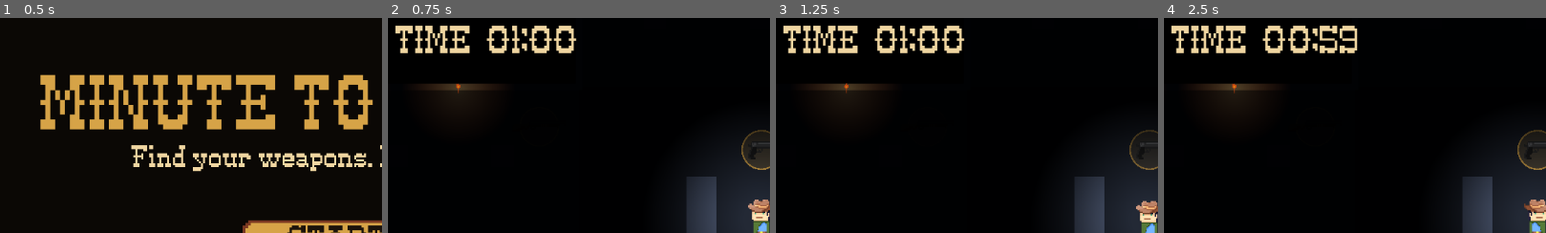
Above: before the commit, frames 1-4 (left to right).
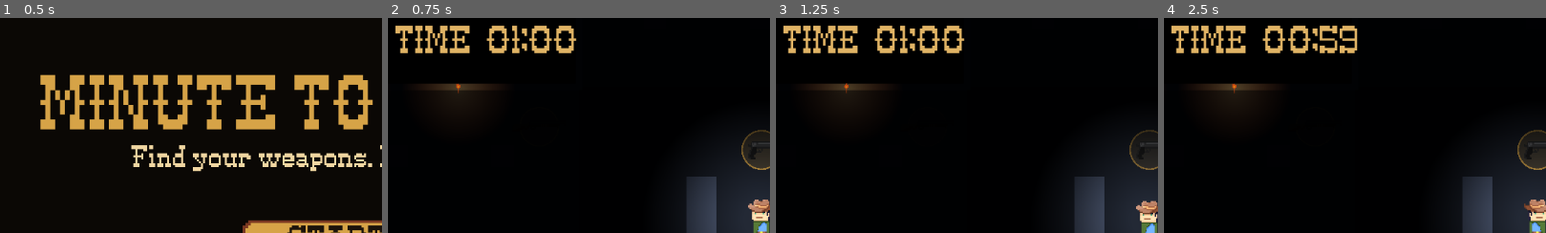
Above: after the commit, the same moments.

Repository: Nafa93/gmtk-2026
Game: Godot game, scene res://Scenes/UI/StartMenu.tscn
The game is run twice, just before and just after one commit, with the same random seed, the same clock (stepped at 60 frames per second) and the same inputs. The engine's default icon, where the game draws it, is replaced by a stand-in: a white triangle on a blue panel in a dark square.
Inputs:
- Up to frame 1 (0.5 s): no input
- Up to frame 2 (0.75 s): click "START RUN" at 0.5 s
- Up to frame 3 (1.25 s): no input
- Up to frame 4 (2.5 s): click "PAUSE" at 1.25 s; click "RESUME" at 2 s
The pictures show only the part of the screen within x 1-51%, y 3-53%; the shares and areas given below are measured in that part.

Frame 1 is identical in both runs. In frame 2, 2.6% of the frame differs, in the area x 2-50%, y 3-17%; in frame 3, 2.6%; in frame 4, 2.7%, in the area x 2-51%, y 3-17%.

Commit message:
improved timer animations

Diff:
--- a/Scenes/UI/PreparationHUD.tscn
+++ b/Scenes/UI/PreparationHUD.tscn
@@ -23,7 +23,7 @@
 
 [sub_resource type="StyleBoxEmpty" id="KeycapStyle"]
 
-[node name="PreparationHUD" type="CanvasLayer" node_paths=Pa …(108 unchanged characters)… weapon_icon", "secondary_weapon_icon", "warning_label", "boss_prompt_label", "boss_hold_progress" …(89 unchanged characters)…
+[node name="PreparationHUD" type="CanvasLayer" node_paths=Pa …(108 unchanged characters)… weapon_icon", "secondary_weapon_icon", "boss_prompt_label", "boss_hold_progress" …(89 unchanged characters)…
 script = ExtResource("1_hud")
 timer_label = NodePath("TopLeft/VBox/TimeRow/TimerLabel")
 feedback_label = NodePath("TopLeft/VBox/TimeRow/FeedbackLabel")
@@ -31,7 +31,6 @@
 secondary_weapon_label = NodePath("WeaponSlots/Row/SecondaryCard/VBox/Content/WeaponName")
 primary_weapon_icon = NodePath("WeaponSlots/Row/PrimaryCard/VBox/Content/Icon")
 secondary_weapon_icon = NodePath("WeaponSlots/Row/SecondaryCard/VBox/Content/Icon")
-warning_label = NodePath("WarningLabel")
 boss_prompt_label = NodePath("BossPrompt")
 boss_hold_progress = NodePath("BossHoldProgress")
 warning_audio = NodePath("WarningAudio")
@@ -61,20 +60,6 @@
 layout_mode = 2
 theme_override_font_sizes/font_size = 18
 text = "+2.0s"
-
-[node name="WarningLabel" type="Label" parent="."]
-anchors_preset = 10
-anchor_right = 1.0
-offset_top = 42.0
-offset_bottom = 118.0
-grow_horizontal = 2
-theme_override_colors/font_color = Color(0.66, 0.29, 0.18, 1)
-theme_override_colors/font_outline_color = Color(0.025, 0.018, 0.012, 1)
-theme_override_constants/outline_size = 8
-theme_override_font_sizes/font_size = 24
-text = "CRITICAL TIME"
-horizontal_alignment = 1
-vertical_alignment = 1
 
 [node name="BossPrompt" type="Label" parent="."]
 anchors_preset = 12
--- a/Scripts/UI/PreparationHUD.gd
+++ b/Scripts/UI/PreparationHUD.gd
@@ -18,13 +18,13 @@
 @export_file("*.tscn") var main_menu_scene_path: String = "res://Scenes/UI/StartMenu.tscn"
 @export var show_time_feedback: bool = true
 @export var normal_timer_color: Color = Color(0.94, 0.84, 0.63)
-@export var warning_timer_color: Color = Color(0.66, 0.29, 0.18)
-@export_range(0.0, 1.0, 0.05) var pulse_intensity: float = 0.25
-@export_range(0.1, 10.0, 0.1, "or_greater") var pulse_frequency: float = 3.0
+@export var warning_timer_color: Color = Color(0.78, 0.16, 0.09)
+@export_range(0.0, 0.2, 0.005) var pulse_intensity: float = 0.025
+@export_range(0.1, 10.0, 0.1, "or_greater") var pulse_frequency: float = 1.4
 
 var _weapon_component: WeaponComponent
 var _time_health: TimeHealthComponent
-var _critical: bool = false
+var _time_urgency_level: int = 0
 var _feedback_generation: int = 0
 
 
@@ -88,12 +88,16 @@
 
 
 func _process(_delta: float) -> void:
-	if timer_label == null or not _critical:
-		return
+	if timer_label == null or _time_urgency_level <= 0:
+		return
+	var urgency: float = float(_time_urgency_level)
 	var wave: float = (sin(
-		Time.get_ticks_msec() / 1000.0 * TAU * pulse_frequency
+		Time.get_ticks_msec() / 1000.0
+		* TAU
+		* (pulse_frequency + urgency * 0.25)
 	) + 1.0) * 0.5
-	timer_label.scale = Vector2.ONE * (1.0 + pulse_intensity * wave)
+	var band_intensity: float = pulse_intensity * urgency
+	timer_label.scale = Vector2.ONE * (1.0 + band_intensity * wave)
 
 
 func bind_to_controller(controller: PreparationPhaseController) -> void:
@@ -149,6 +153,7 @@
 	if timer_label == null:
 		return
 	timer_label.text = "TIME  %s" % _format_time(current_time)
+	_update_timer_urgency(current_time)
 
 
 func _on_time_lost(amount: float, source: StringName) -> void:
@@ -168,9 +173,6 @@
 
 
 func _on_warning_started(_seconds_remaining: float) -> void:
-	_critical = true
-	if timer_label != null:
-		timer_label.modulate = warning_timer_color
 	if warning_label != null:
 		warning_label.text = "CRITICAL TIME"
 		warning_label.visible = true
@@ -179,14 +181,33 @@
 
 
 func _on_warning_ended() -> void:
-	_critical = false
-	if timer_label != null:
-		timer_label.modulate = normal_timer_color
-		timer_label.scale = Vector2.ONE
+	if _time_health != null:
+		_update_timer_urgency(_time_health.current_time)
 	if warning_label != null:
 		warning_label.visible = false
 	if warning_audio != null:
 		warning_audio.stop()
+
+
+func _update_timer_urgency(current_time: float) -> void:
+	if current_time <= 15.0:
+		_time_urgency_level = 3
+	elif current_time <= 30.0:
+		_time_urgency_level = 2
+	elif current_time <= 45.0:
+		_time_urgency_level = 1
+	else:
+		_time_urgency_level = 0
+
+	if timer_label == null:
+		return
+	var color_progress: float = float(_time_urgency_level) / 3.0
+	timer_label.modulate = normal_timer_color.lerp(
+		warning_timer_color,
+		color_progress
+	)
+	if _time_urgency_level == 0:
+		timer_label.scale = Vector2.ONE
 
 
 func _on_boss_hold_progress_changed(progress: float) -> void:
